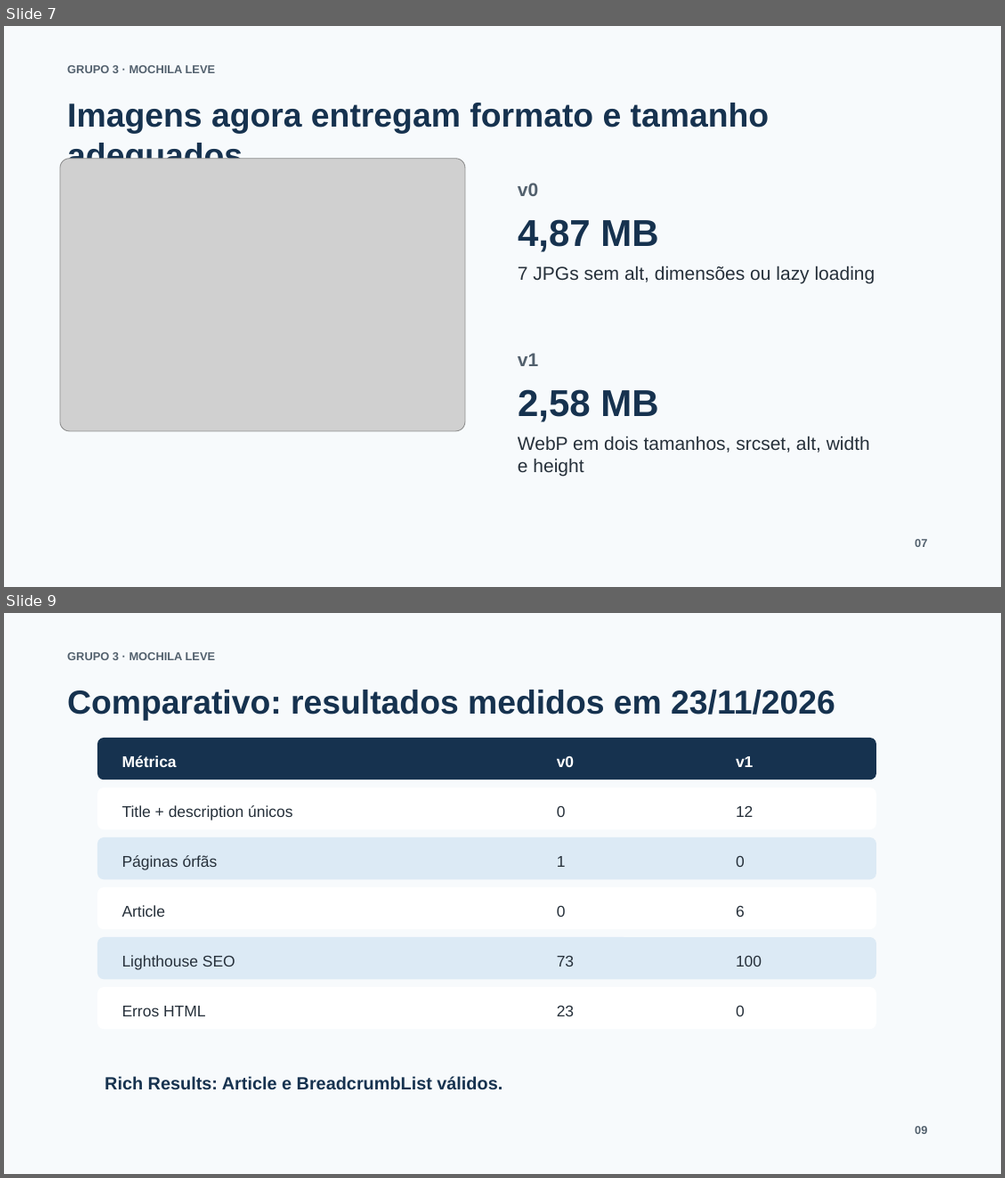
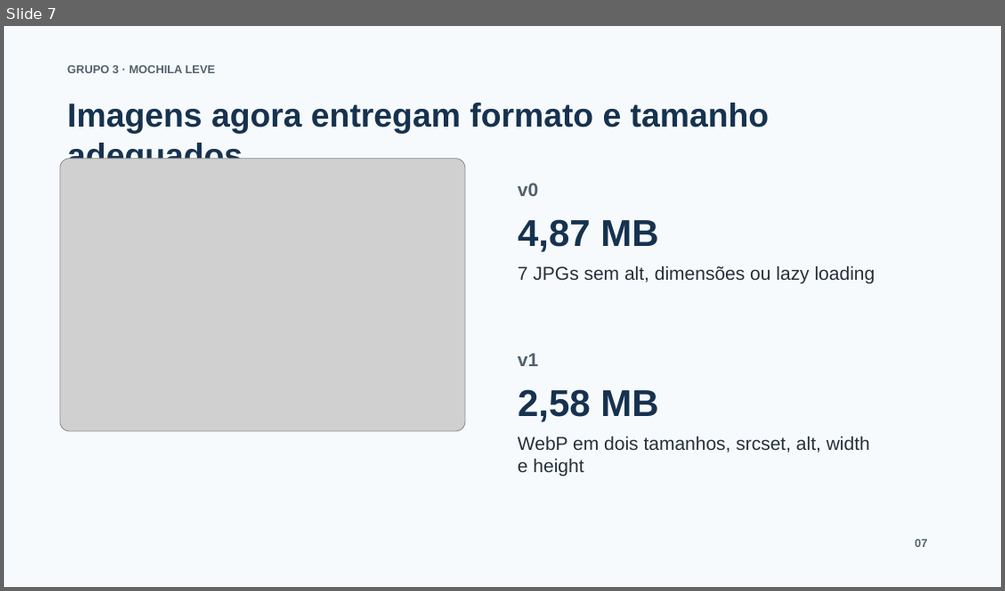
Before and after one commit to MRIshizawa/grupo3-blog-mochila-leve-seo, a slide deck: apresentacao-seo-grupo3.pptx. Shown one above the other, each under a label of ours: slides 7 and 9 before the commit, slide 7 after it; the slides between them are not shown. The pictures are 1005x1178 and 1005x591 pixels, drawn with LibreOffice and Linux fonts; fonts in the diff are those of the drawing; grey boxes stand for pictures. Boxes give left, top, right and bottom in pixels: in the first picture for what was removed or moved away, otherwise in the second. Text is boxed around its words. In the diff, an @@ line names an element or a change of style, - is before the commit and + after.

```diff
--- a/apresentacao-seo-grupo3.pptx
+++ b/apresentacao-seo-grupo3.pptx
@@ slide 9 removed at bbox=[4, 613, 1001, 1174], background #F7FAFC @@
@@ text removed at bbox=[67, 652, 216, 660] @@
-GRUPO 3 · MOCHILA LEVE
@@ text removed at bbox=[67, 690, 835, 720] @@
-Comparativo: resultados medidos em 23/11/2026
@@ rounded rectangle removed at bbox=[97, 738, 877, 779] @@
@@ text removed at bbox=[122, 755, 177, 767] @@
-Métrica
@@ text removed at bbox=[557, 755, 574, 767] @@
-v0
@@ text removed at bbox=[736, 756, 752, 767] @@
-v1
@@ rounded rectangle removed at bbox=[97, 787, 877, 829] @@
@@ text removed at bbox=[122, 805, 293, 820] @@
-Title + description únicos
@@ text removed at bbox=[557, 805, 566, 817] @@
-0
@@ text removed at bbox=[736, 806, 752, 817] @@
-12
@@ rounded rectangle removed at bbox=[97, 837, 877, 879] @@
@@ text removed at bbox=[122, 855, 218, 870] @@
-Páginas órfãs
@@ text removed at bbox=[557, 856, 566, 867] @@
-1
@@ text removed at bbox=[736, 856, 744, 867] @@
-0
@@ rounded rectangle removed at bbox=[97, 887, 877, 929] @@
@@ text removed at bbox=[122, 905, 166, 916] @@
-Article
@@ text removed at bbox=[557, 905, 566, 916] @@
-0
@@ text removed at bbox=[736, 906, 744, 916] @@
-6
@@ rounded rectangle removed at bbox=[97, 937, 877, 979] @@
@@ text removed at bbox=[122, 955, 235, 970] @@
-Lighthouse SEO
@@ text removed at bbox=[557, 956, 574, 966] @@
-73
@@ text removed at bbox=[736, 956, 761, 966] @@
-100
@@ rounded rectangle removed at bbox=[97, 987, 877, 1029] @@
@@ text removed at bbox=[122, 1005, 206, 1016] @@
-Erros HTML
@@ text removed at bbox=[557, 1005, 574, 1016] @@
-23
@@ text removed at bbox=[736, 1005, 744, 1016] @@
-0
@@ text removed at bbox=[105, 1076, 502, 1090] @@
-Rich Results: Article e BreadcrumbList válidos.
@@ text removed at bbox=[914, 1126, 927, 1134] @@
-09
```
Also in this commit, not shown: 3 slides added, 2 other slides removed, 6 other files.
